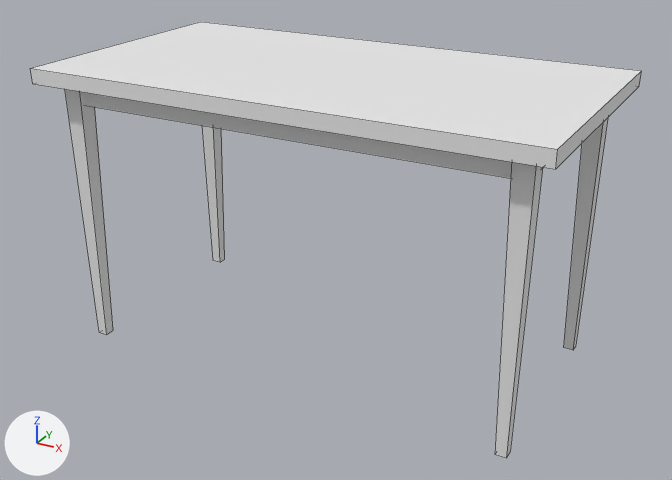
One commit to the OBJ model assets/psx_pizza_doggy/table_large_2.obj: the scene before it, then after it.
The view is the same before and after, from a 50 mm camera at (1.4, -2.54, 1.66) aimed at (0.02, -0.03, 0.4). The lights are fixed; the arrows at lower left show +X, +Y and +Z. Mesh edges are drawn as thin lines. Where no turn or scale is listed for an object, it has been applied to the vertices.

The scene before the commit, as lines of its bpy script (objects in view):
```python
mat_wood_1 = principled_material('wood_1')
mat_wood_1.base_color = (0.8, 0.8, 0.8)  # white #e7e7e7
mat_wood_1.roughness = 1.0
me_table_large_2 = bpy.data.meshes.new('table_large_2')
me_table_large_2.from_pydata(...)  # 72 vertices, 38 faces; spans x -0.85..0.85, y -0.45..0.45, z 0.0..0.97
me_table_large_2.materials.append(mat_wood_1)  # white #e7e7e7
ob_table_large_2 = bpy.data.objects.new('table_large_2', me_table_large_2)
ob_table_large_2.location = (0.0, 0.0, 0.0)
```
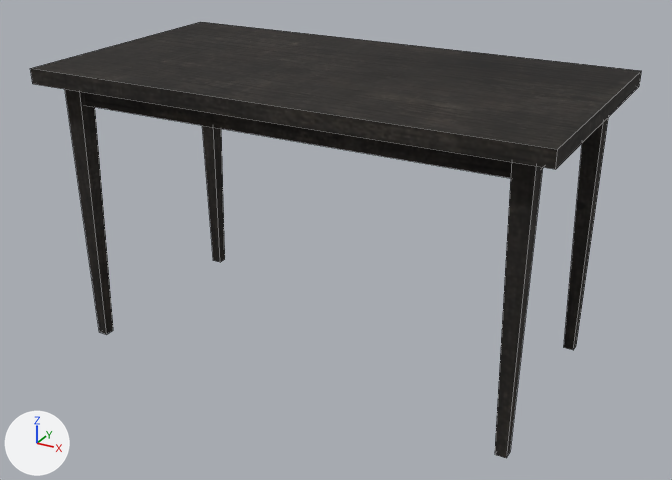
What differs and where, as boxes (x1, y1, x2, y2) in the pictures (672 x 480 px):
'table_large_2', surface changed (white to black): (30, 22, 641, 458) in both

Patch to the scene script:
```diff
--- a/assets/psx_pizza_doggy/table_large_2.obj.py
+++ b/assets/psx_pizza_doggy/table_large_2.obj.py
@@ img_wood_1_png @@
+img_wood_1_png = load_image('wood_1.png', 'wood_1.png', 256, 256, 'sRGB')
@@ mat_wood_1 @@
 mat_wood_1 = principled_material('wood_1')
-mat_wood_1.base_color = (0.8, 0.8, 0.8)  # white #e7e7e7
+mat_wood_1.texture = img_wood_1_png
 mat_wood_1.roughness = 1.0
```
